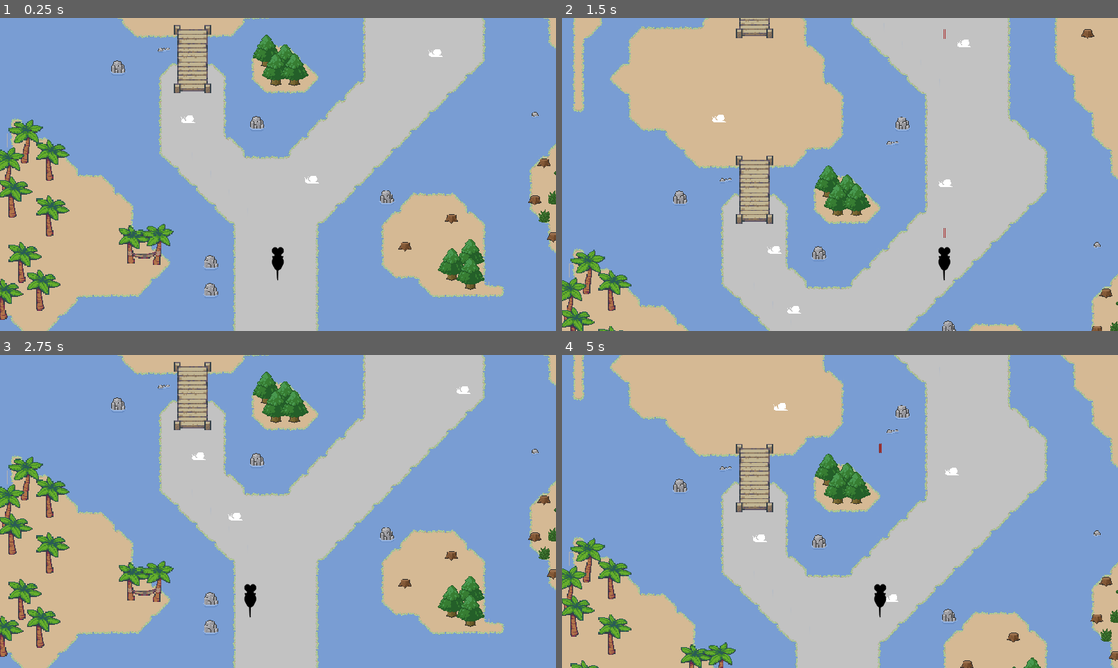
Above: before the commit, frames 1-4 (two rows, left to right).
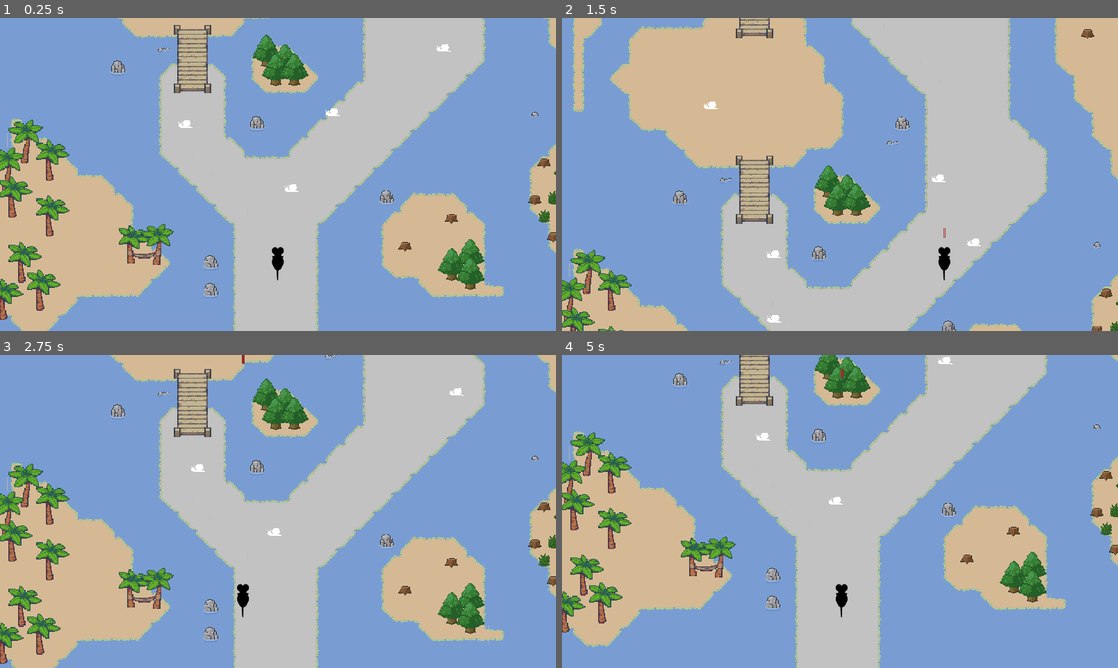
Above: after the commit, the same moments.

Repository: outerspace-probes/rat-raid
Game: Godot game, scene res://MainScene.tscn
Same seed, same stepped clock (60 frames per second), same inputs: the game is played once before the commit and once after it.
Inputs:
- Up to frame 1 (0.25 s): no input
- Up to frame 2 (1.5 s): hold Space (FIRE) 0.53-1.28 s; hold Right (MOVE_RIGHT) from 0.53 s (still down); tap Space (FIRE) at 1.35 s
- Up to frame 3 (2.75 s): release Right (MOVE_RIGHT) at 2.03 s; hold Left (MOVE_LEFT) from 2.03 s (still down); hold Space (FIRE) from 2.03 s (still down)
- Up to frame 4 (5 s): release Space (FIRE) at 2.78 s; tap Space (FIRE) at 2.85, 4.35 s; hold Space (FIRE) 3.53-4.28 s; release Left (MOVE_LEFT) at 4.28 s; hold Right (MOVE_RIGHT) from 4.28 s (still down)

The runs differ from the first frame. In frame 1, 0.3% of the frame differs, in the area x 32-82%, y 8-56%; in frame 2, 0.4%; in frame 3, 15%; in frame 4, 62%, in the area x 0-100%, y 0-100%.

Commit message:
enemies up

Diff:
--- a/EnemyType1.gd
+++ b/EnemyType1.gd
@@ -11,7 +11,9 @@
 
 	move(delta)
 
-func _on_EnemyType1_area_entered(area):
+func _on_EnemyOne_area_entered(area):
+
+	print("enemy area entered")
 
 	if area.is_in_group("playermissles"):
 		processDie()
@@ -19,7 +21,7 @@
 		processDie()
 
 # collision with tilemap
-func _on_Enemy1_body_entered(body):
+func _on_EnemyOne_body_entered(body):
 	if body.name == "RouteTileMap":
 		changeDirection()
 
@@ -42,7 +44,3 @@
 
 func processDie():
 	queue_free()
-
-
-func _on_Enemy1_area_entered(area):
-	pass # Replace with function body.
--- a/EnemyType1.tscn
+++ b/EnemyType1.tscn
@@ -2,7 +2,7 @@
 
 [ext_resource path="res://EnemyType1.gd" type="Script" id=1]
 
-[node name="Enemy1" type="Area2D"]
+[node name="EnemyOne" type="Area2D"]
 script = ExtResource( 1 )
 
 [node name="Polygon2D" type="Polygon2D" parent="."]
@@ -12,5 +12,5 @@
 
 [node name="CollisionPolygon2D" type="CollisionPolygon2D" parent="."]
 polygon = PoolVector2Array( 23.5828, 11.2154, -17.1873, 11.3652, -26.3306, 5.21975, -24.5319, -3.17409, -18.2365, -5.72222, -13.2901, -1.07563, -9.24312, -12.0176, -1.29895, -15.1653, 13.6901, -15.7648, 17.4373, -3.17409, 13.9898, 3.42107, 19.236, 6.41887 )
-[connection signal="area_entered" from="." to="." method="_on_Enemy1_area_entered"]
-[connection signal="body_entered" from="." to="." method="_on_Enemy1_body_entered"]
+[connection signal="area_entered" from="." to="." method="_on_EnemyOne_area_entered"]
+[connection signal="body_entered" from="." to="." method="_on_EnemyOne_body_entered"]
--- a/MainScene.tscn
+++ b/MainScene.tscn
@@ -41,32 +41,62 @@
 
 [node name="Type1" type="Node" parent="Enemies"]
 
-[node name="Enemy1" parent="Enemies/Type1" instance=ExtResource( 5 )]
-position = Vector2( 1044.56, 609.612 )
+[node name="EnemyOne" parent="Enemies/Type1" instance=ExtResource( 5 )]
+position = Vector2( 974.659, 639.121 )
 
-[node name="Enemy2" parent="Enemies/Type1" instance=ExtResource( 5 )]
-position = Vector2( 617.832, 401.976 )
+[node name="EnemyOne2" parent="Enemies/Type1" instance=ExtResource( 5 )]
+position = Vector2( 607.611, 417.661 )
 
-[node name="Enemy3" parent="Enemies/Type1" instance=ExtResource( 5 )]
-position = Vector2( 1472.72, 172.86 )
+[node name="EnemyOne3" parent="Enemies/Type1" instance=ExtResource( 5 )]
+position = Vector2( 1116.15, 376.651 )
 
-[node name="Enemy4" parent="Enemies/Type1" instance=ExtResource( 5 )]
-position = Vector2( 785.373, -50.5275 )
+[node name="EnemyOne4" parent="Enemies/Type1" instance=ExtResource( 5 )]
+position = Vector2( 1499.6, 155.191 )
 
-[node name="Enemy5" parent="Enemies/Type1" instance=ExtResource( 5 )]
-position = Vector2( 1044.56, -309.715 )
+[node name="EnemyOne5" parent="Enemies/Type1" instance=ExtResource( 5 )]
+position = Vector2( 1148.96, -293.878 )
 
-[node name="Enemy6" parent="Enemies/Type1" instance=ExtResource( 5 )]
-position = Vector2( 1379.64, -875.344 )
+[node name="EnemyOne6" parent="Enemies/Type1" instance=ExtResource( 5 )]
+position = Vector2( 228.26, -97.0258 )
 
-[node name="Enemy7" parent="Enemies/Type1" instance=ExtResource( 5 )]
-position = Vector2( 626.424, -1070.09 )
+[node name="EnemyOne7" parent="Enemies/Type1" instance=ExtResource( 5 )]
+position = Vector2( 1372.46, -958.256 )
 
-[node name="Enemy8" parent="Enemies/Type1" instance=ExtResource( 5 )]
-position = Vector2( 1156.25, -1806.13 )
+[node name="EnemyOne8" parent="Enemies/Type1" instance=ExtResource( 5 )]
+position = Vector2( 611.712, -1048.48 )
 
-[node name="Enemy9" parent="Enemies/Type1" instance=ExtResource( 5 )]
-position = Vector2( 1392.53, -1405.17 )
+[node name="EnemyOne9" parent="Enemies/Type1" instance=ExtResource( 5 )]
+position = Vector2( 1112.05, -1768.22 )
+
+[node name="EnemyOne10" parent="Enemies/Type1" instance=ExtResource( 5 )]
+position = Vector2( 1731.31, -2403.07 )
+
+[node name="EnemyOne11" parent="Enemies/Type1" instance=ExtResource( 5 )]
+position = Vector2( 318.996, -2913.45 )
+
+[node name="EnemyOne12" parent="Enemies/Type1" instance=ExtResource( 5 )]
+position = Vector2( 981.323, -3351.76 )
+
+[node name="EnemyOne13" parent="Enemies/Type1" instance=ExtResource( 5 )]
+position = Vector2( 1630.01, -3799.8 )
+
+[node name="EnemyOne14" parent="Enemies/Type1" instance=ExtResource( 5 )]
+position = Vector2( 1208.07, -4454.92 )
+
+[node name="EnemyOne15" parent="Enemies/Type1" instance=ExtResource( 5 )]
+position = Vector2( 364.19, -4791.73 )
+
+[node name="EnemyOne16" parent="Enemies/Type1" instance=ExtResource( 5 )]
+position = Vector2( 330.879, -5498.67 )
+
+[node name="EnemyOne17" parent="Enemies/Type1" instance=ExtResource( 5 )]
+position = Vector2( 987.849, -5496.82 )
+
+[node name="EnemyOne18" parent="Enemies/Type1" instance=ExtResource( 5 )]
+position = Vector2( 987.849, -5496.82 )
+
+[node name="EnemyOne19" parent="Enemies/Type1" instance=ExtResource( 5 )]
+position = Vector2( 1652.48, -5808.99 )
 
 [node name="Fuel" type="Node" parent="."]
 
